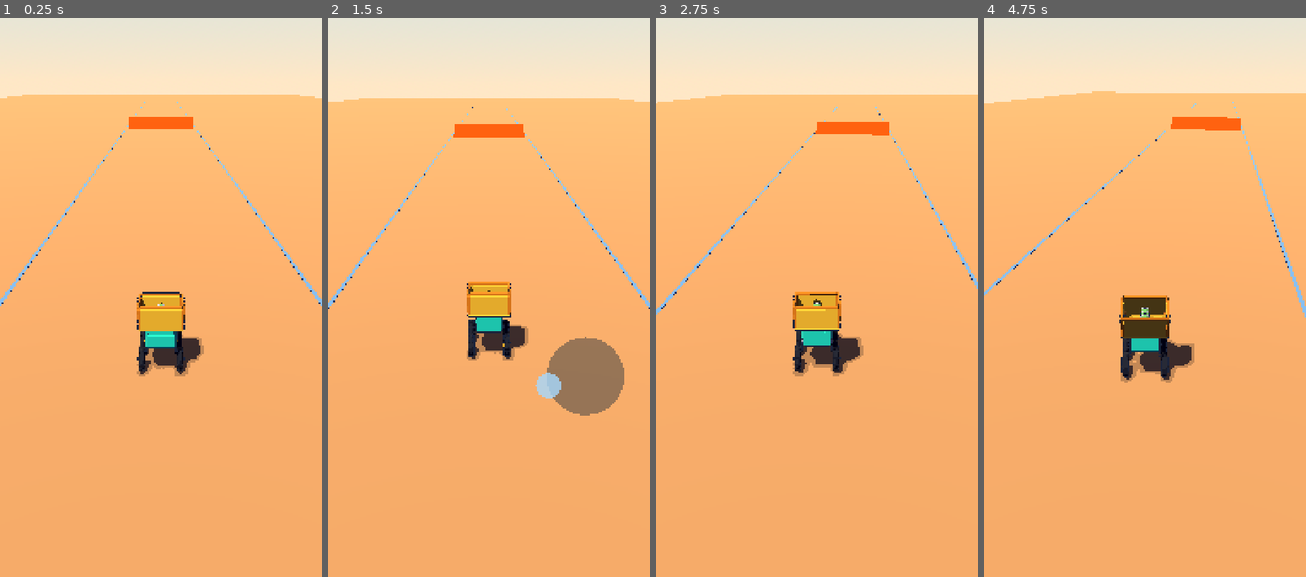
Above: before the commit, frames 1-4 (left to right).
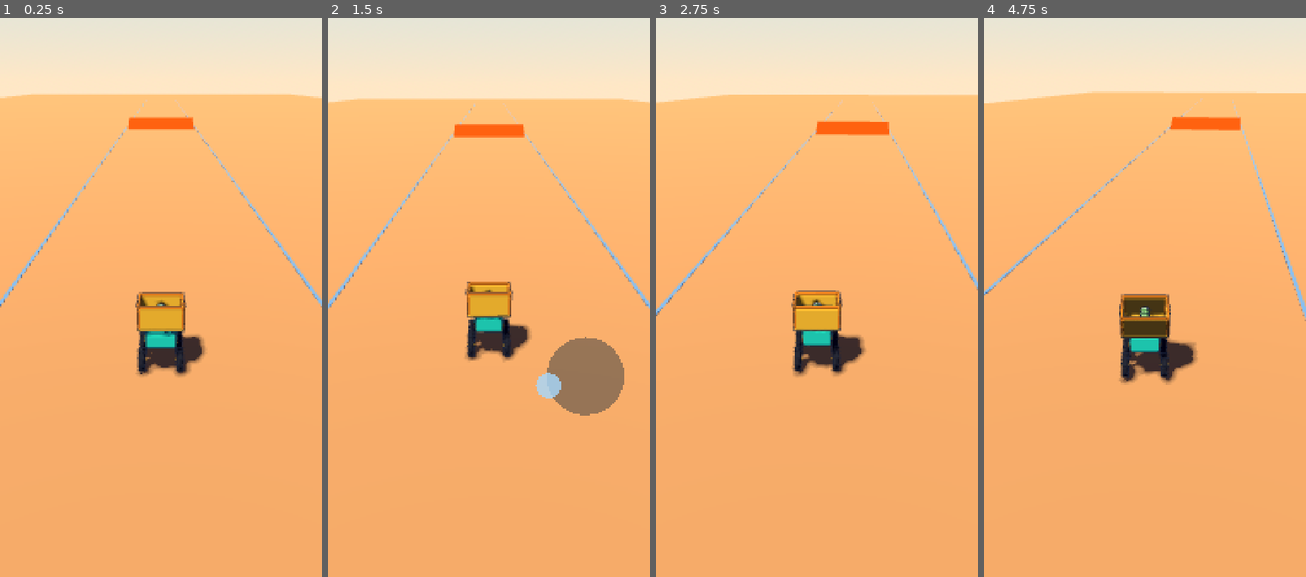
Above: after the commit, the same moments.

Repository: alperAygor/godot-games
Game: Godot game, scene res://scenes/Proto.tscn
Two runs of this game, one before a commit and one after it. Both use one fixed random seed, a clock stepped at 60 frames per second and the inputs below. This scene is started directly instead of the project's main scene.
Inputs (mouse positions are in pixels of both pictures, inside the frame that each line leads up to):
- Up to frame 1 (0.25 s): no input
- Up to frame 2 (1.5 s): move the mouse to (472, 403) at 0.52 s; hold W 0.53-1.25 s; click (472, 403) at 0.67 s; drag from (585, 375) to (472, 403) at 1.27 s
- Up to frame 3 (2.75 s): move the mouse to (720, 202) at 2.02 s; hold A from 2.03 s (still down)
- Up to frame 4 (4.75 s): release A at 2.75 s; drag from (1161, 291) to (1048, 202) at 2.77 s; move the mouse to (1096, 146) at 3.52 s; hold S 3.53-4.25 s; drag from (1215, 263) to (1096, 146) at 4.27 s

The runs differ from the first frame. In frame 1, 1.6% of the frame differs, in the area x 0-100%, y 13-65%; in frame 2, 1.8%; in frame 3, 1.5%; in frame 4, 2.0%, in the area x 0-100%, y 13-66%.

Commit message:
feat(MikroKurye): Faz 7.9 render kalitesi: MSAA 2x, yumuşatılmış toon bantları ve anahat
İşçi: dsh:v4pro (yarım) -> opencode (tamamlama; son çıkış hatası ama çıktı geçerli). Altı prob ve verify geçti. Bilinen: temas gölgesinde kenar parazitleri var (model v2 entegrasyonunda gölge ayarı).

Co-Authored-By: Claude Sonnet 5.5 <noreply@anthropic.com>

Diff:
--- a/MikroKurye/assets/materials/outline.tres
+++ b/MikroKurye/assets/materials/outline.tres
@@ -5,4 +5,4 @@
 [resource]
 shader = ExtResource("1_outline")
 shader_parameter/width = 0.008
-shader_parameter/ink_color = Color(0.1255, 0.1569, 0.2431, 1)
+shader_parameter/ink_color = Color(0.125, 0.149, 0.227, 1)
--- a/MikroKurye/assets/shaders/outline.gdshader
+++ b/MikroKurye/assets/shaders/outline.gdshader
@@ -1,20 +1,37 @@
 shader_type spatial;
-// Stil A ters-kabuk anahat. Kaynak: assets/shaders/style_lab/outline.gdshader.
+// Stil A ters-kabuk anahat (yumuşatılmış). Kaynak: assets/shaders/style_lab/outline.gdshader.
 // `next_pass` olarak toon malzemesinin ardına bağlanır; opak kaldığı için
 // transparan sıralamaya düşmez (GOTCHAS: alpha yazılmaz).
 render_mode unshaded, cull_front, shadows_disabled, fog_disabled;
 
-uniform float width : hint_range(0.0, 0.1, 0.001) = 0.005;
-uniform vec4 ink_color : source_color = vec4(0.125, 0.157, 0.243, 1.0);
+// Genişlik `reference_distance` mesafesinde dünya birimi cinsinden ofsettir;
+// daha yakın/uzakta derinlikle ölçeklenir. Böylece anahat ekranda yaklaşık sabit
+// piksel kalınlığında kalır (kamera uzaklaştıkça incelmez/kalınlaşmaz).
+uniform float width : hint_range(0.0, 0.1, 0.001) = 0.008;
+uniform float reference_distance : hint_range(0.5, 50.0) = 6.0;
+// Koyu lacivert (#20263A); saf siyah değil. Stil A silüetinin sıcak palete karışması
+// için maviye kaydırılır.
+uniform vec4 ink_color : source_color = vec4(0.125, 0.149, 0.227, 1.0);
+// Düz/ayrık normalli (flat-shaded) mesh'lerde köşe ve dikişlerde kabuk yüz ayrışır
+// (kesik/merdivenli anahat). Geometrik normali nesne-merkezli radyal yöne doğru
+// karıştırmak, paylaşılan köşedeki çoklu yüz normalini tek yönde birleştirip dikişi
+// kapatır. 0 = saf normal, 1 = saf radyal. 0.5 ince/uzun nesnelerde (kalem) kalınlığı
+// korurken kompakt nesnelerde (gövde/tekerlek) dikişi büyük ölçüde kapatır.
+uniform float normal_smooth : hint_range(0.0, 1.0) = 0.5;
 
 void vertex() {
-	// Mesh yerel uzayında genişleme: ekran boyutu/okuma ve viewport'tan bağımsızdır.
-	// Genişlik bilinçli düşük tutulur: projenin GLB'leri ve BoxMesh'leri ayrık/düz
-	// normal taşır (her paylaşılan köşede birden çok normal). Geniş hull bu köşelerde
-	// yüz ayrışması (kesik/merdivenli çizgi) üretir; 0.005 ince parçaları (visor
-	// 0.025 m, sepet rayı 0.06 m) yutmayacak kadar küçük, dikişleri görünür kılmayacak
-	// kadar dardır. Kalıcı çözüm düzgün outline-normal (ikinci UV/mesh) gerektirir.
-	VERTEX += NORMAL * width;
+	// Görüş uzayı derinliği; VERTEX_VIEW vertex()'te yok, model→görüş dönüşümü elle
+	// yapılır. Kamera -Z yönüne bakar; öndeki nokta negatif z taşır.
+	vec4 view_pos = MODELVIEW_MATRIX * vec4(VERTEX, 1.0);
+	float depth = max(-view_pos.z, 0.001);
+	float scale = depth / reference_distance;
+	vec3 radial_dir = NORMAL;
+	if (dot(VERTEX, VERTEX) > 0.000001) {
+		radial_dir = normalize(VERTEX);
+	}
+	vec3 mixed = mix(NORMAL, radial_dir, normal_smooth);
+	vec3 dir = dot(mixed, mixed) > 0.000001 ? normalize(mixed) : NORMAL;
+	VERTEX += dir * width * scale;
 }
 
 void fragment() {
--- a/MikroKurye/assets/shaders/toon.gdshader
+++ b/MikroKurye/assets/shaders/toon.gdshader
@@ -10,6 +10,9 @@
 uniform float middle_threshold : hint_range(0.0, 1.0) = 0.28;
 uniform float bright_threshold : hint_range(0.0, 1.0) = 0.70;
 uniform float middle_level : hint_range(0.0, 1.0) = 0.48;
+// Bant kenarı yumuşatma: geçişin yarım genişliği ekran pikseli cinsinden.
+// 1.0 ≈ tek piksel geçiş; keskin merdiveni kaldırır, toon bantlarını korur.
+uniform float band_smoothness : hint_range(0.0, 8.0) = 1.0;
 uniform vec4 rim_color : source_color = vec4(1.0, 0.87, 0.63, 1.0);
 uniform float rim_strength : hint_range(0.0, 1.0) = 0.12;
 uniform float rim_power : hint_range(1.0, 8.0) = 3.0;
@@ -53,7 +56,13 @@
 
 void light() {
 	float illumination = max(dot(NORMAL, LIGHT), 0.0) * ATTENUATION;
-	float band = mix(0.0, middle_level, step(middle_threshold, illumination));
-	band = mix(band, 1.0, step(bright_threshold, illumination));
+	// Ekran-türevi tabanlı yarım genişlik: bant sınırı her çözünürlükte ~1px
+	// yumuşak geçer. Keskin `step` merdiven üretiyordu; smoothstep araya geçiş
+	// pikselleri koyarak tırtığı bitirir (stil A üç bant kimliği korunur).
+	float edge = fwidth(illumination) * band_smoothness;
+	float band = mix(0.0, middle_level,
+		smoothstep(middle_threshold - edge, middle_threshold + edge, illumination));
+	band = mix(band, 1.0,
+		smoothstep(bright_threshold - edge, bright_threshold + edge, illumination));
 	DIFFUSE_LIGHT += (vec3(1.0) - shadow_color.rgb) * band * LIGHT_COLOR / PI;
 }
--- a/MikroKurye/project.godot
+++ b/MikroKurye/project.godot
@@ -50,3 +50,23 @@
 
 renderer/rendering_method="gl_compatibility"
 renderer/rendering_method.mobile="gl_compatibility"
+
+; F7.9 — render kalitesi: "pikselimsi" görünümü bitirir. Gerekçe ve maliyet notu:
+; docs/art/RENDER_QUALITY.md. Yalnız görsel ayarlar; fizik/probe sayıları etkilenmez.
+; 2× MSAA geometri silüetini (robot/tekerlek kenarı, anahat kabuğu) yumuşatır.
+; 4× (değer 2) mobilde pahalıdır; ileride "Kalite" seçeneği olarak bırakılır.
+; Not: screen_space_aa (FXAA) Compatibility renderer'da desteklenmez (yalnız
+; Forward+/Mobile), bu yüzden AA işini MSAA + shader içi smoothstep yapar.
+anti_aliasing/quality/msaa_3d=1
+; Doku filtreleri: prosedürel malzemelerde etkisiz ama dokulu varlık gelirse mipmap
+; zinciri doğru örneklenir ve eğik yüzeyler 16× anizotropi ile bulanıklaşmaz.
+textures/default_filters/use_nearest_mipmap_filter=false
+textures/default_filters/anisotropic_filtering_level=4
+; 3B ölçekleme kapalı/1.0: viewport ekran çözünürlüğünde render eder; düşük çözünürlük
+; yok. (Varsayılanlar açıkça yazıldı, ileride kazara değişmesin.)
+scaling_3d/mode=0
+scaling_3d/scale=1.0
+; Yön ışığı gölgesi PCF ile yumuşar. .mobile varsayılanı 0 (sert) idi; telefonda da
+; yumuşak olsun diye 2 (Soft Low). Masaüstünde 3 (Soft Medium) dev/görüntü için.
+lights_and_shadows/directional_shadow/soft_shadow_filter_quality=3
+lights_and_shadows/directional_shadow/soft_shadow_filter_quality.mobile=2
Binary file added: MikroKurye/docs/art/f79_after_detail.png
Binary file added: MikroKurye/docs/art/f79_after_full.png
Binary file added: MikroKurye/docs/art/f79_after_robot.png
Binary file added: MikroKurye/docs/art/f79_before_detail.png
Binary file added: MikroKurye/docs/art/f79_before_full.png
Binary file added: MikroKurye/docs/art/f79_before_robot.png
Not shown, added: MikroKurye/docs/art/RENDER_QUALITY.md
